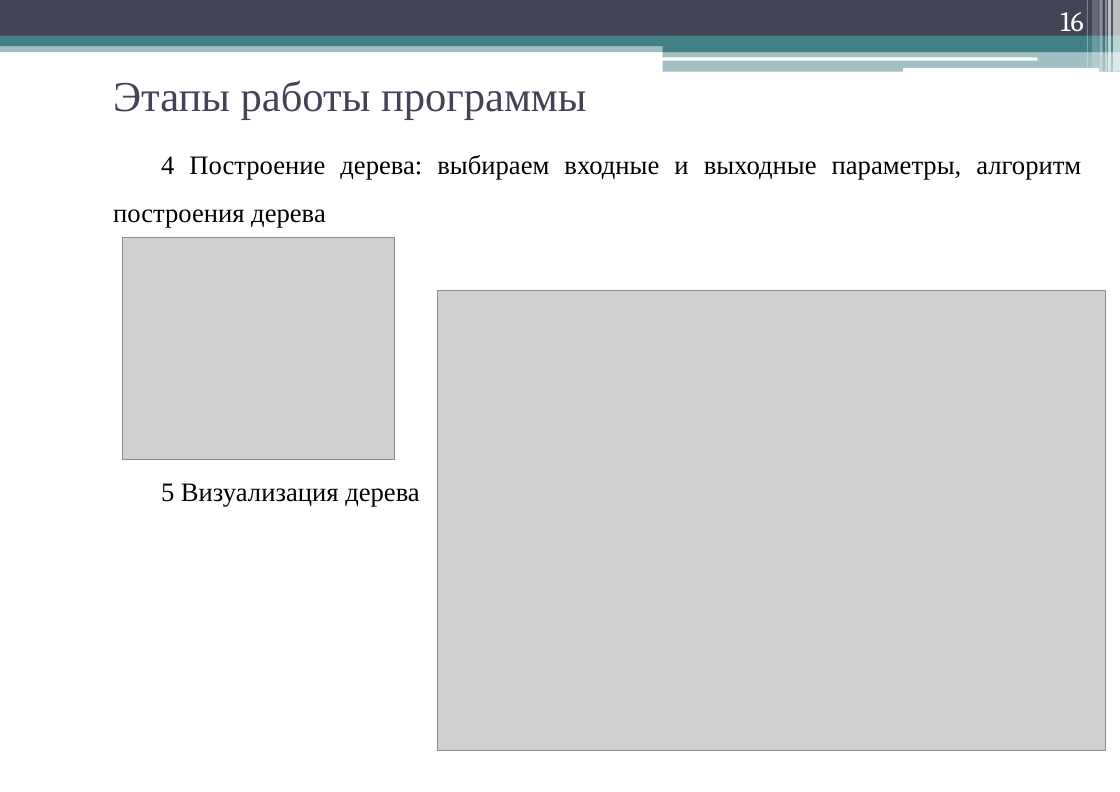
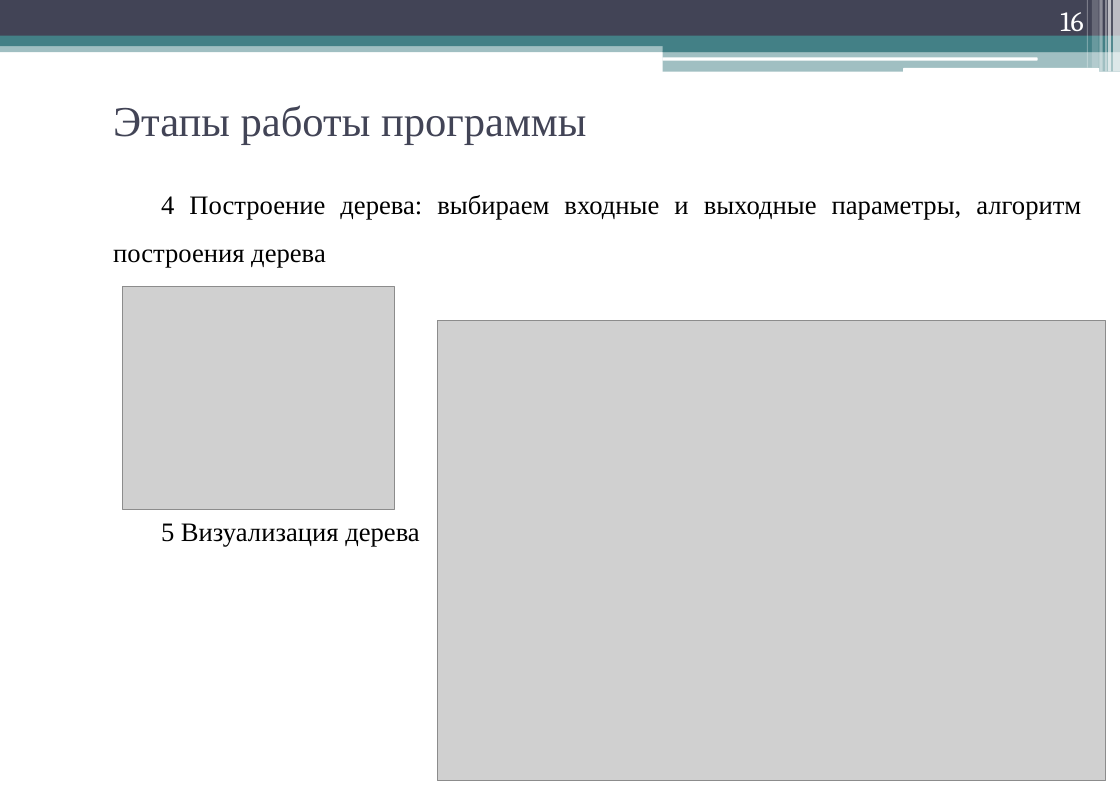
Before and after one commit to geper/DOC_decision_trees, a slide deck: slide 16 of Prezent.pptx. Drawn at 1120x792 pixels with LibreOffice and Linux fonts; fonts in the diff are those of the drawing; grey boxes stand for pictures. Boxes give left, top, right and bottom in pixels: in the first picture for what was removed or moved away, otherwise in the second. Text is boxed around its words. In the diff, an @@ line names an element or a change of style, - is before the commit and + after.

```diff
--- a/Prezent.pptx
+++ b/Prezent.pptx
@@ title "Этапы работы программы": place and size @@
-title "Этапы работы программы" at <box>113,80,586,119</box>
+title "Этапы работы программы" at <box>113,105,586,145</box>
@@ text "4 Построение дерева: выбираем входные ...": place and size @@
-text "4 Построение дерева: выбираем входные ..." at <box>113,155,1081,507</box>
+text "4 Построение дерева: выбираем входные ..." at <box>113,195,1081,547</box>
@@ picture: place and size @@
-picture at <box>123,238,394,460</box>
+picture at <box>123,286,394,509</box>
@@ picture: place and size @@
-picture at <box>438,290,1107,750</box>
+picture at <box>438,321,1107,781</box>
```
Also in this commit, not shown: 12 other slides changed, 1 slide added, 3 other files.
